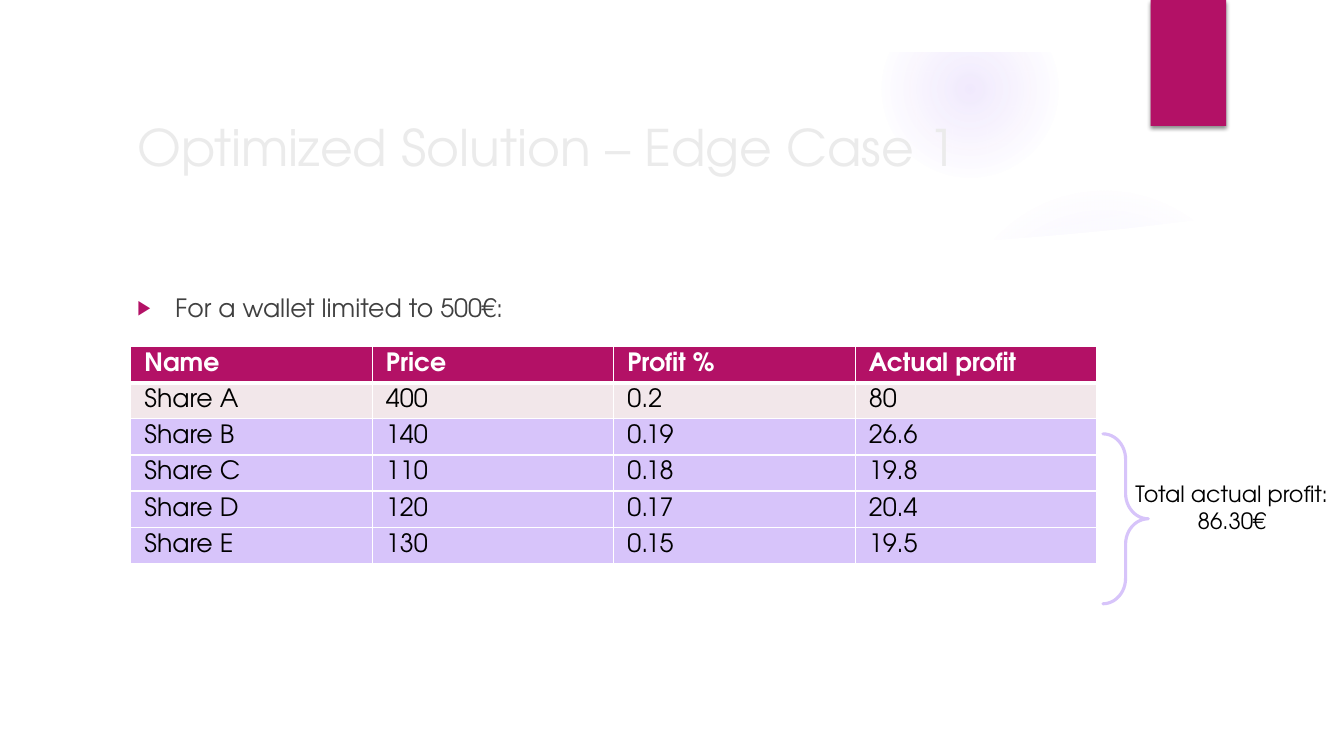
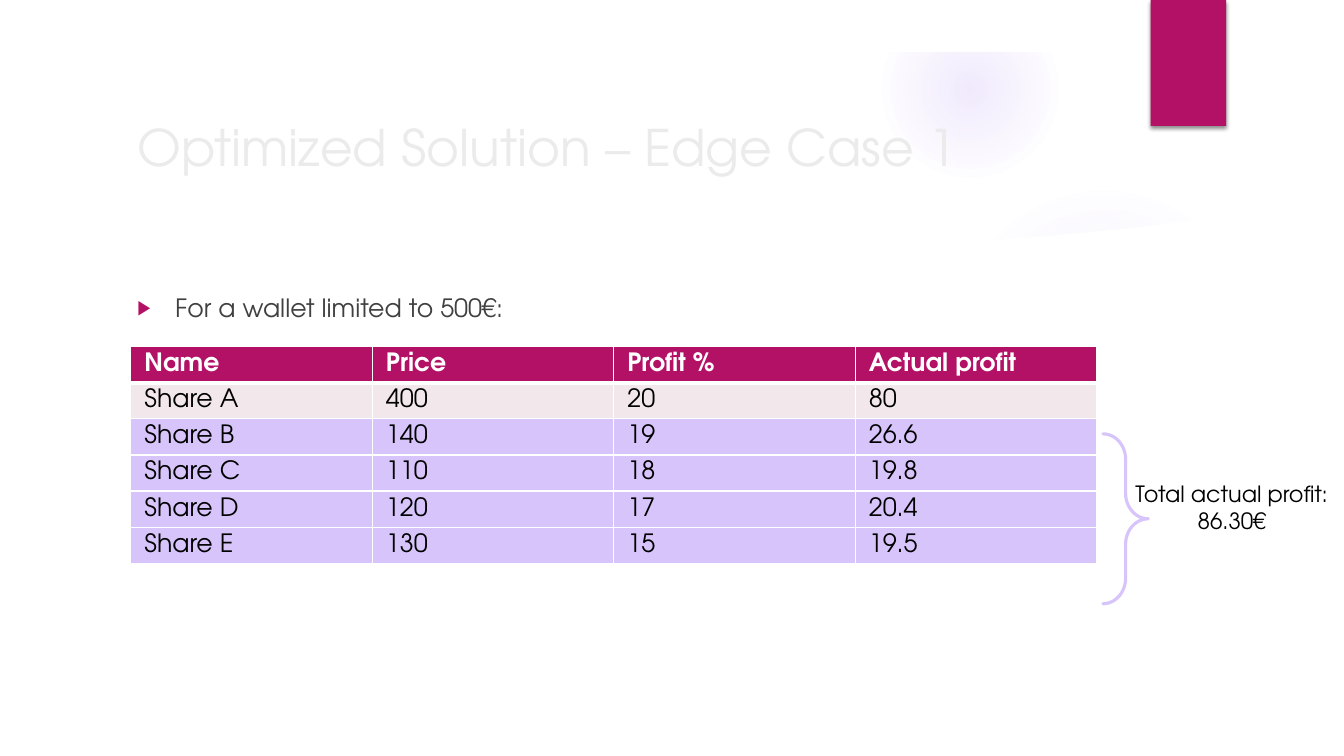
Before and after one commit to franfif/algoinvest-trade, a slide deck: slide 8 of Project7_Presentation.pptx. Drawn at 1344x756 pixels with LibreOffice and Linux fonts; fonts in the diff are those of the drawing; background and template pictures are left out. Boxes give left, top, right and bottom in pixels: in the first picture for what was removed or moved away, otherwise in the second. Text is boxed around its words. In the diff, an @@ line names an element or a change of style, - is before the commit and + after.

```diff
--- a/Project7_Presentation.pptx
+++ b/Project7_Presentation.pptx
@@ table at [131, 347, 1099, 604] @@
-row 2, column 3: 0.2
+row 2, column 3: 20
-row 3, column 3: 0.19
+row 3, column 3: 19
-row 4, column 3: 0.18
+row 4, column 3: 18
-row 5, column 3: 0.17
+row 5, column 3: 17
-row 6, column 3: 0.15
+row 6, column 3: 15
```
Also in this commit, not shown: 5 other slides changed.
